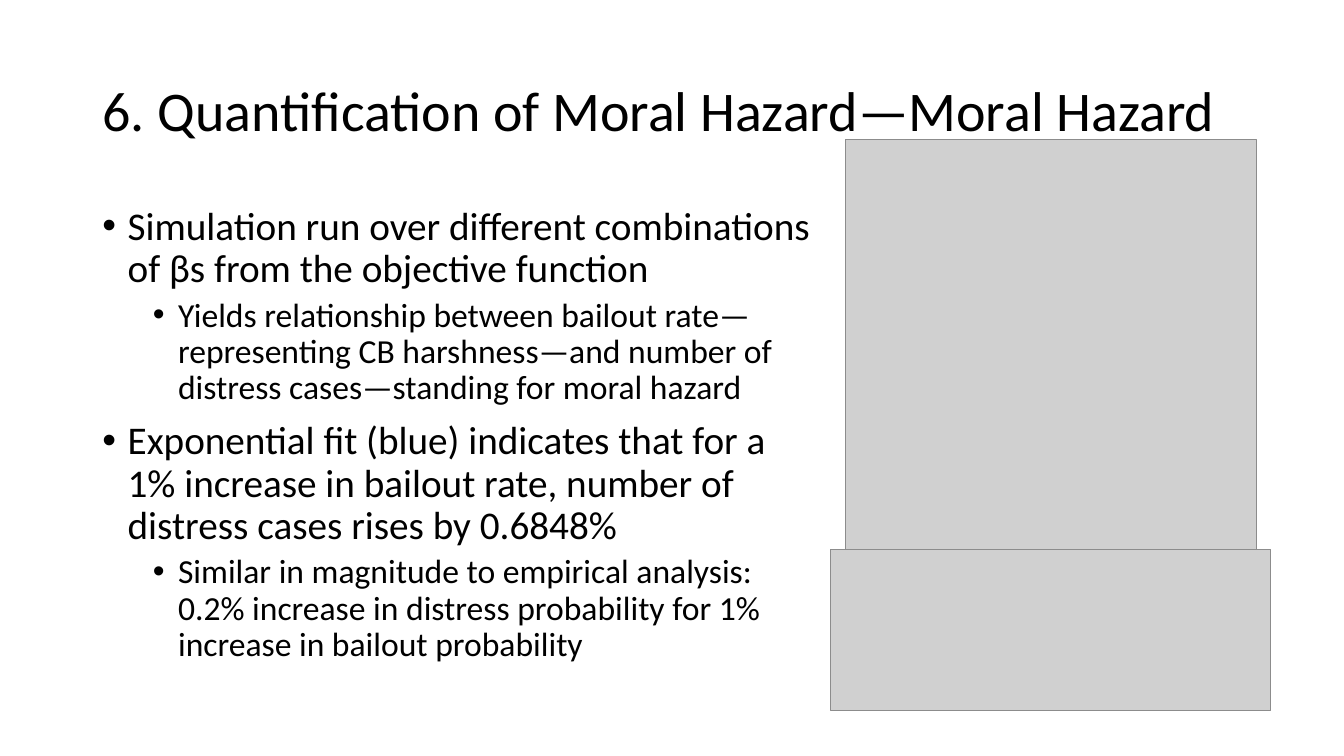
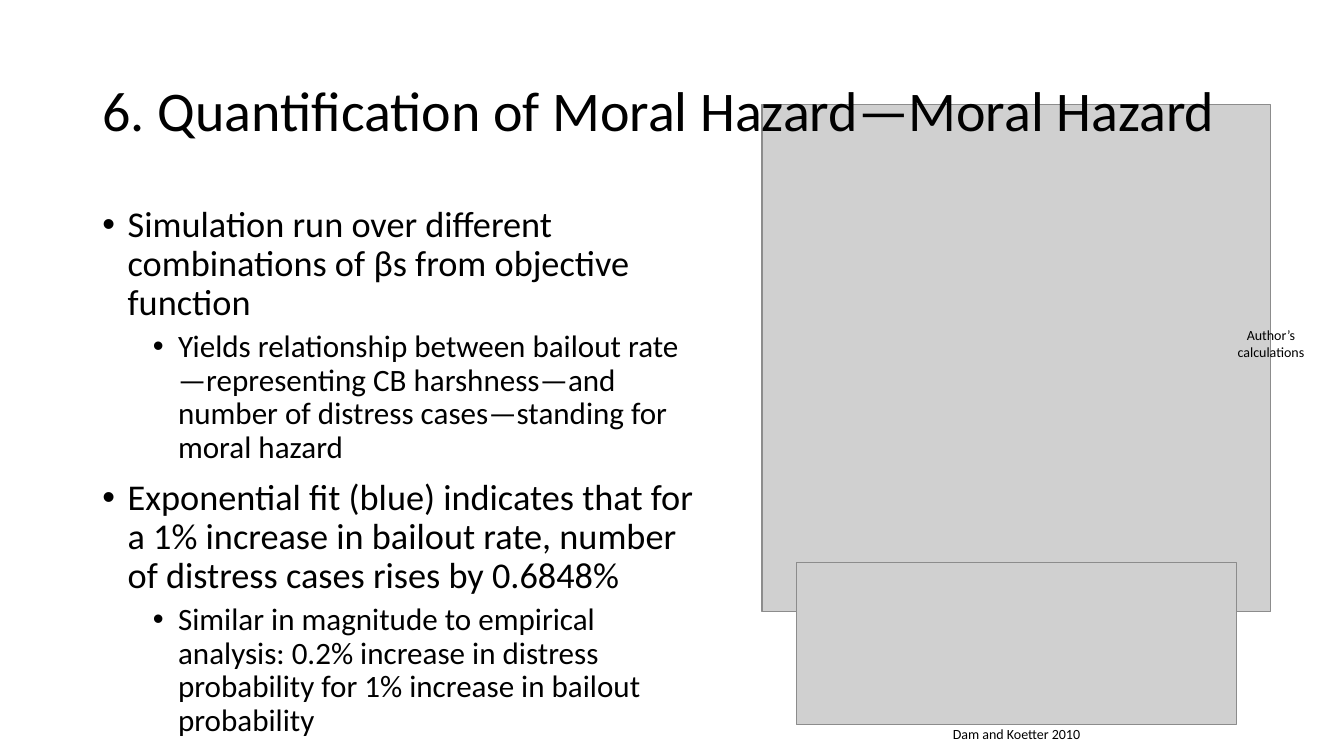
Before and after one commit to anihamde/cba-research, a slide deck: slide 14 of Suresh_CBA_Presentation.pptx. Drawn at 1344x756 pixels with LibreOffice and Linux fonts; fonts in the diff are those of the drawing; grey boxes stand for pictures. Boxes give left, top, right and bottom in pixels: in the first picture for what was removed or moved away, otherwise in the second. Text is boxed around its words. In the diff, an @@ line names an element or a change of style, - is before the commit and + after.

Commit message:
Fixed some typos

```diff
--- a/Suresh_CBA_Presentation.pptx
+++ b/Suresh_CBA_Presentation.pptx
@@ picture resized from (x1=846, y1=140, x2=1257, y2=549) to (x1=762, y1=105, x2=1271, y2=612) @@
@@ text at (x1=128, y1=211, x2=629, y2=316): text changed; size 28 to 25.9 pt @@
-• Simulation run over different combinations of βs from the objective function
+• Simulation run over different combinations of βs from objective function
@@ text added at (x1=1238, y1=328, x2=1305, y2=361), 10 pt, text #000000 @@
+Author’s calculations
@@ text at (x1=128, y1=335, x2=693, y2=702): size 24 to 22.2 pt in "Yields relationship between bailout rate—representing CB har ...", "Similar in magnitude to empirical analysis: 0.2% ..."; size 28 to 25.9 pt in "Exponential fit (blue) indicates that for a ..." @@
@@ picture moved from (x1=831, y1=549, x2=1271, y2=711) to (x1=797, y1=563, x2=1237, y2=724) @@
@@ text added at (x1=953, y1=729, x2=1080, y2=739), 10 pt, text #000000 @@
+Dam and Koetter 2010
```
Also in this commit, not shown: 16 other slides changed, 1 slide added.
